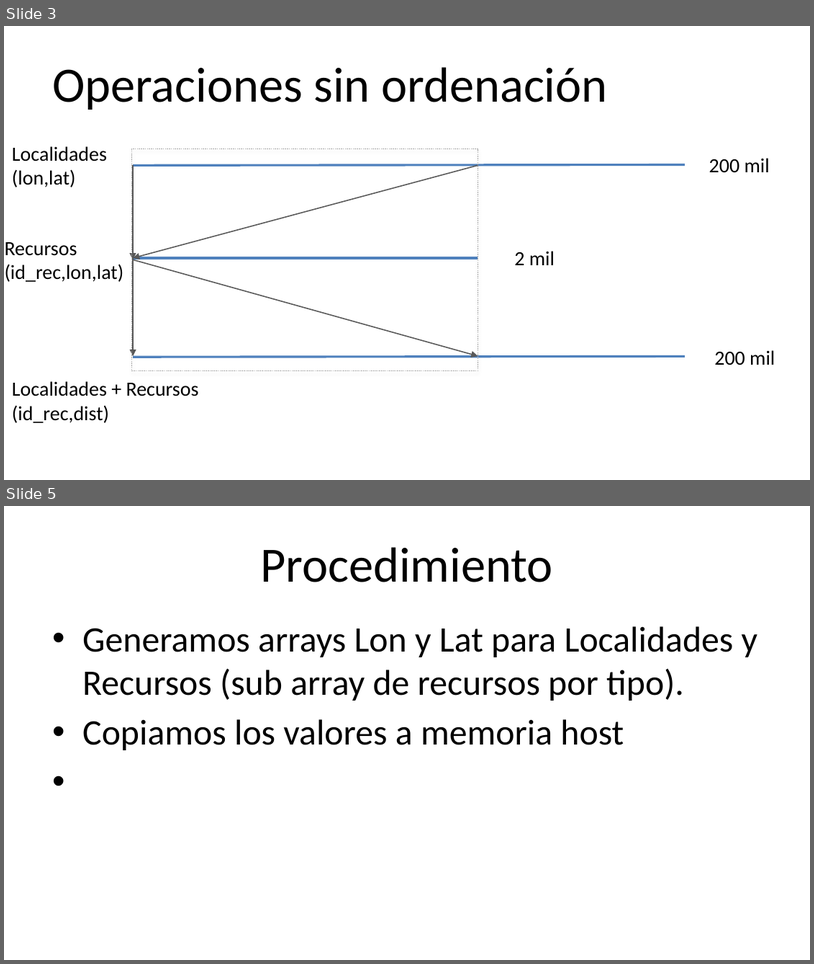
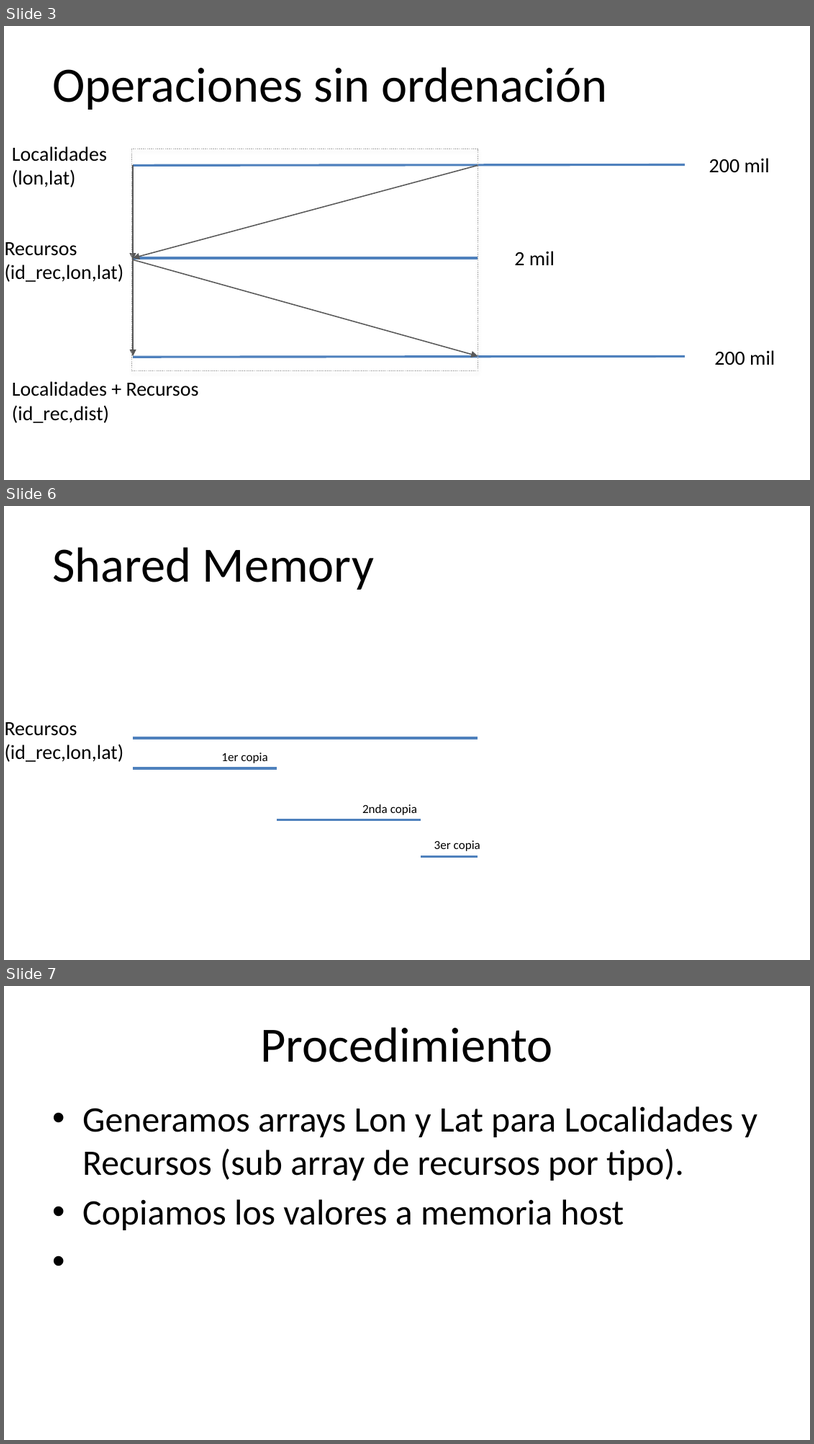
Before and after one commit to alffore/CAC3, a slide deck: docs/ModeloCUDA.pptx. Shown one above the other, each under a label of ours: slides 3 and 5 before the commit, slides 3, 6 and 7 after it; the slides between them are not shown. The pictures are 814x964 and 814x1444 pixels, drawn with LibreOffice and Linux fonts; fonts in the diff are those of the drawing. Boxes give left, top, right and bottom in pixels: in the first picture for what was removed or moved away, otherwise in the second. Text is boxed around its words. In the diff, an @@ line names an element or a change of style, - is before the commit and + after.

Commit message:
Continua depuración: problema de registros
Se agrego un primer esqueleto para empleo de share memory

```diff
--- a/docs/ModeloCUDA.pptx
+++ b/docs/ModeloCUDA.pptx
@@ slide 6 added at bbox=[4, 506, 810, 960], background #FFFFFF @@
@@ title added at bbox=[52, 547, 374, 590], 44 pt, text #000000 @@
+Shared Memory
@@ text added at bbox=[5, 722, 124, 762], 18 pt, text #000000 @@
+Recursos
+(id_rec,lon,lat)
@@ line added from (133, 739) to (478, 739), #4F81BD 2 pt @@
@@ text added at bbox=[221, 752, 268, 763], 11 pt, text #000000 @@
+1er copia
@@ line added from (133, 768) to (277, 768), #4F81BD 2 pt @@
@@ text added at bbox=[363, 804, 417, 815], 11 pt, text #000000 @@
+2nda copia
@@ line added from (277, 820) to (421, 820), #4F81BD 2 pt @@
@@ text added at bbox=[435, 840, 481, 851], 11 pt, text #000000 @@
+3er copia
@@ line added from (421, 857) to (478, 857), #4F81BD 2 pt @@
@@ what was slide 5 is now slide 7 @@
```
Also in this commit, not shown: 1 slide changed, 1 other slide added, 4 other files.
